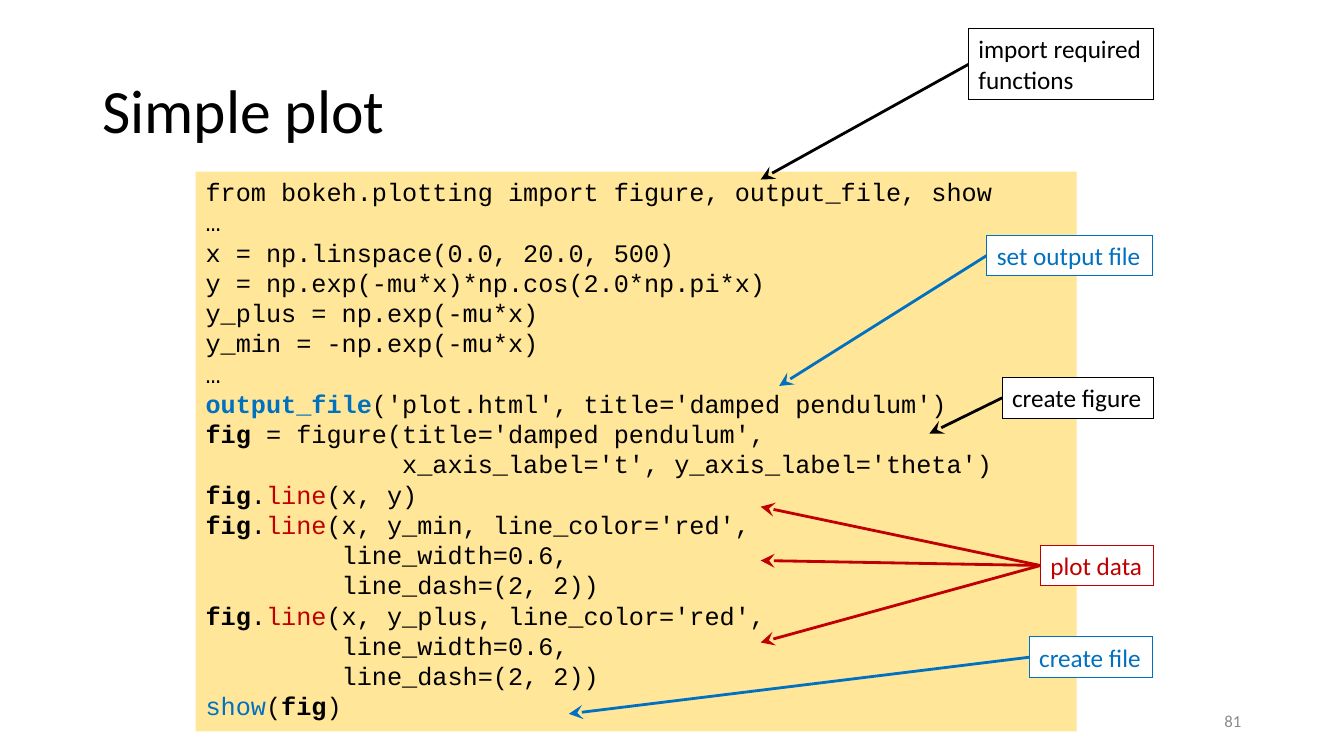
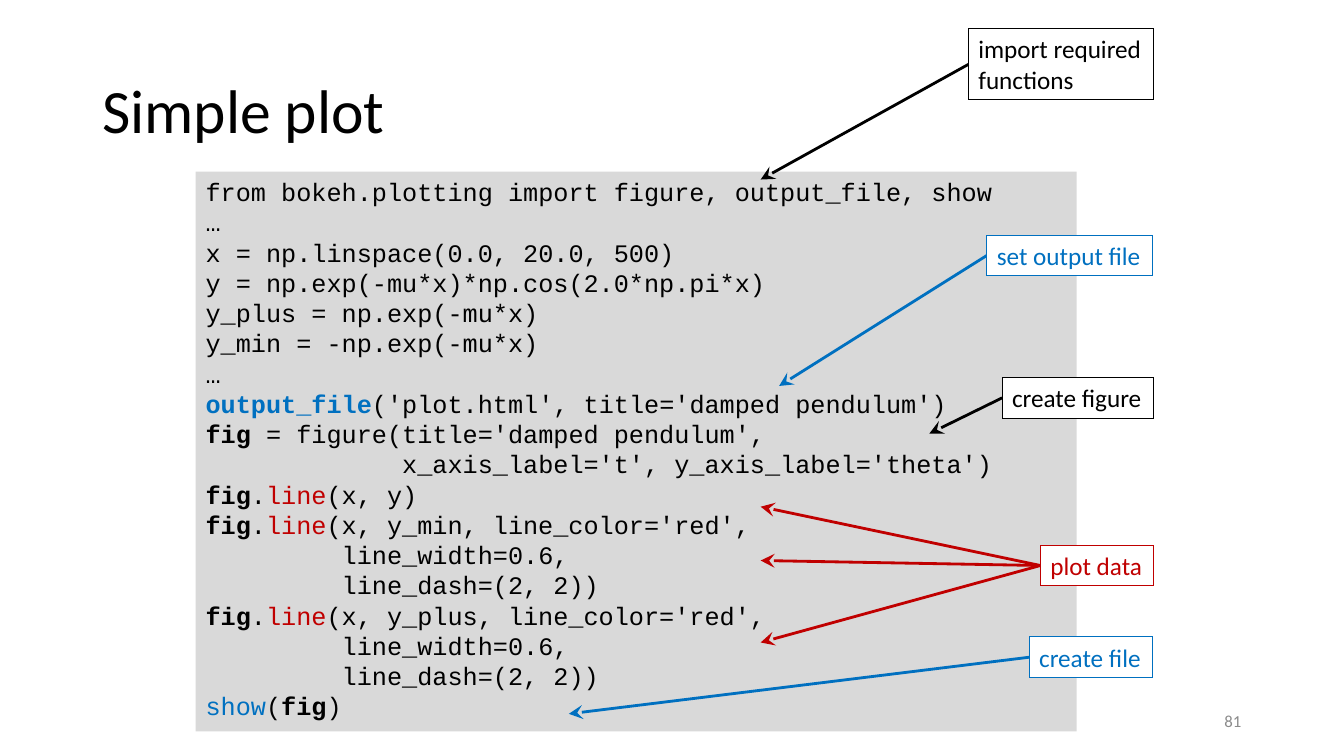
Before and after one commit to gjbex/Scientific-Python, a slide deck: slide 81 of scientific_python.pptx. Drawn at 1344x756 pixels with LibreOffice and Linux fonts; fonts in the diff are those of the drawing. Boxes give left, top, right and bottom in pixels: in the first picture for what was removed or moved away, otherwise in the second. Text is boxed around its words. In the diff, an @@ line names an element or a change of style, - is before the commit and + after.

Commit message:
Fix formatting of bokeh section

```diff
--- a/scientific_python.pptx
+++ b/scientific_python.pptx
@@ rectangle "from bokeh.plotting import figure, output_file, ..." at (x1=196, y1=171, x2=1077, y2=731): fill #FFE699 to #D9D9D9 @@
```
Also in this commit, not shown: 1 other slide changed.
